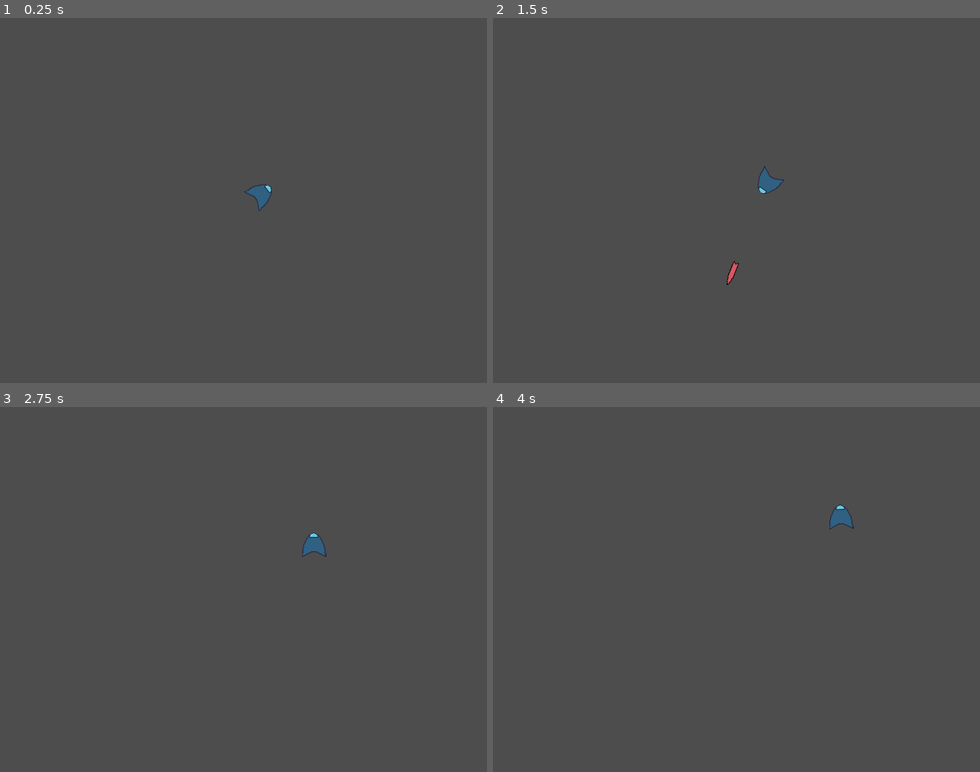
Above: before the commit, frames 1-4 (two rows, left to right).
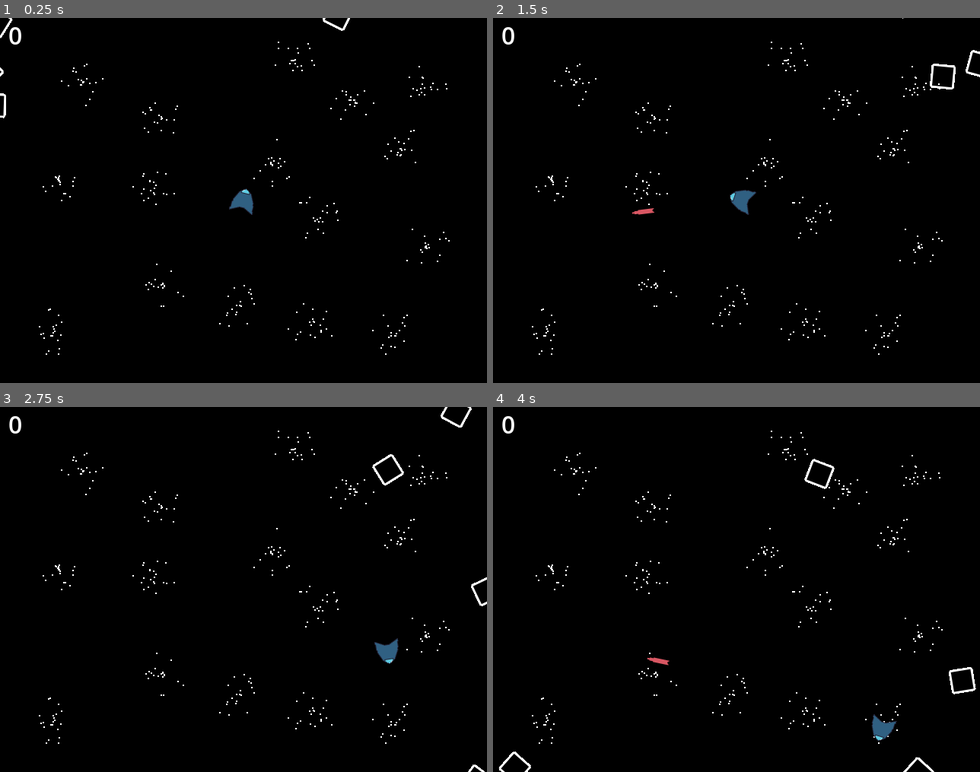
Above: after the commit, the same moments.

Repository: reiss-josh/JGodotAsteroids
Game: Godot game, scene res://Scenes/MainScene.tscn
The game is run twice, just before and just after one commit, with the same random seed, the same clock (stepped at 60 frames per second) and the same inputs.
Inputs:
- Up to frame 1 (0.25 s): no input
- Up to frame 2 (1.5 s): hold D (rotate_right) 0.53-1.28 s; tap Space (shoot_shoot) at 0.6, 1.35 s; hold S (move_backward) from 1.28 s (still down)
- Up to frame 3 (2.75 s): release S (move_backward) at 2.03 s; hold D (rotate_right) from 2.03 s (still down); tap Space (shoot_shoot) at 2.1 s
- Up to frame 4 (4 s): release D (rotate_right) at 2.78 s; hold W (move_forward) 2.78-3.53 s; tap Space (shoot_shoot) at 2.85, 3.6 s; hold A (rotate_left) from 3.53 s (still down)

The runs differ from the first frame. In frame 1, 100% of the frame differs, in the area x 0-100%, y 0-100%; in frame 2, 100%; in frame 3, 100%; in frame 4, 100%.

Commit message:
gamernite

Diff:
--- /dev/null
+++ b/Scenes/Asteroid.tscn
@@ -0,0 +1,18 @@
+[gd_scene load_steps=4 format=3 uid="uid://dc1msjlqwir68"]
+
+[ext_resource type="Texture2D" uid="uid://djs2gggkq2fia" path="res://Sprites/asteroid.png" id="1_e0e3k"]
+[ext_resource type="Script" uid="uid://bfik4dhiayd54" path="res://Scripts/asteroid.gd" id="2_jnrf0"]
+
+[sub_resource type="RectangleShape2D" id="RectangleShape2D_jnrf0"]
+size = Vector2(32, 32)
+
+[node name="Asteroid" type="Area2D"]
+script = ExtResource("2_jnrf0")
+
+[node name="Sprite2D" type="Sprite2D" parent="."]
+texture = ExtResource("1_e0e3k")
+
+[node name="CollisionShape2D" type="CollisionShape2D" parent="."]
+shape = SubResource("RectangleShape2D_jnrf0")
+
+[connection signal="area_entered" from="." to="." method="_on_area_entered"]
--- a/Scenes/Bullet.tscn
+++ b/Scenes/Bullet.tscn
@@ -29,3 +29,5 @@
 rotation = 1.5708
 scale = Vector2(1, 1.027)
 shape = SubResource("RectangleShape2D_qvus8")
+
+[connection signal="area_entered" from="." to="." method="_on_area_entered"]
--- /dev/null
+++ b/Scenes/HUD.tscn
@@ -0,0 +1,33 @@
+[gd_scene load_steps=2 format=3 uid="uid://dr8xo484h04rn"]
+
+[ext_resource type="Script" uid="uid://ddme2o77yqppk" path="res://Scripts/HUD.gd" id="1_ujnjh"]
+
+[node name="HUD" type="CanvasLayer"]
+script = ExtResource("1_ujnjh")
+
+[node name="ScoreLabel" type="Label" parent="."]
+offset_right = 40.0
+offset_bottom = 45.0
+theme_override_font_sizes/font_size = 32
+text = "0"
+horizontal_alignment = 1
+
+[node name="StartButton" type="Button" parent="."]
+visible = false
+offset_right = 8.0
+offset_bottom = 8.0
+
+[node name="Message" type="Label" parent="."]
+anchors_preset = 8
+anchor_left = 0.5
+anchor_top = 0.5
+anchor_right = 0.5
+anchor_bottom = 0.5
+offset_left = -127.5
+offset_top = -11.5
+offset_right = 127.5
+offset_bottom = 11.5
+grow_horizontal = 2
+grow_vertical = 2
+theme_override_font_sizes/font_size = 32
+horizontal_alignment = 1
--- a/Scenes/MainScene.tscn
+++ b/Scenes/MainScene.tscn
@@ -1,8 +1,22 @@
-[gd_scene load_steps=2 format=3 uid="uid://bgfp1tco4okuf"]
+[gd_scene load_steps=5 format=3 uid="uid://bgfp1tco4okuf"]
 
 [ext_resource type="PackedScene" uid="uid://dhkfdbjkehmka" path="res://Scenes/Player.tscn" id="1_3mqji"]
+[ext_resource type="Script" uid="uid://b1n0lcoe0ew2y" path="res://Scripts/mainscene.gd" id="1_tr2i4"]
+[ext_resource type="Texture2D" uid="uid://belhyhhja8dv8" path="res://Sprites/background.png" id="2_7rqgy"]
+[ext_resource type="PackedScene" uid="uid://dr8xo484h04rn" path="res://Scenes/HUD.tscn" id="4_7rqgy"]
 
-[node name="MainScene" type="Node"]
+[node name="Node2D" type="Node2D"]
+script = ExtResource("1_tr2i4")
+
+[node name="Background" type="Sprite2D" parent="."]
+z_index = -7
+position = Vector2(320, 240)
+texture = ExtResource("2_7rqgy")
 
 [node name="Player" parent="." instance=ExtResource("1_3mqji")]
 position = Vector2(320, 240)
+
+[node name="HUD" parent="." instance=ExtResource("4_7rqgy")]
+
+[connection signal="area_entered" from="Player" to="." method="_on_player_area_entered"]
+[connection signal="killed" from="Player" to="HUD" method="_on_player_killed"]
--- a/Scenes/Player.tscn
+++ b/Scenes/Player.tscn
@@ -1,10 +1,11 @@
-[gd_scene load_steps=8 format=3 uid="uid://dhkfdbjkehmka"]
+[gd_scene load_steps=9 format=3 uid="uid://dhkfdbjkehmka"]
 
 [ext_resource type="Script" uid="uid://bcuea650gufn8" path="res://Scripts/player.gd" id="1_kyqiw"]
 [ext_resource type="Texture2D" uid="uid://b5mjh5nl42lej" path="res://Sprites/spaceship.png" id="1_xhfnw"]
 [ext_resource type="AudioStream" uid="uid://dveg7k0b5er54" path="res://Sfx/shootBullet.wav" id="3_5ixxa"]
 [ext_resource type="AudioStream" uid="uid://cexki6lclmkb2" path="res://Sfx/moveThruster.wav" id="3_dewec"]
 [ext_resource type="AudioStream" uid="uid://jy3h2c5xy2rf" path="res://Sfx/rotationThruster.wav" id="4_5ixxa"]
+[ext_resource type="AudioStream" uid="uid://dk5h6j25a6dxq" path="res://Sfx/deathSfx.wav" id="6_nn08x"]
 
 [sub_resource type="RectangleShape2D" id="RectangleShape2D_xhfnw"]
 size = Vector2(26, 26)
@@ -39,3 +40,8 @@
 
 [node name="rotThrusterSfx" type="AudioStreamPlayer" parent="."]
 stream = ExtResource("4_5ixxa")
+
+[node name="deathSfx" type="AudioStreamPlayer" parent="."]
+stream = ExtResource("6_nn08x")
+
+[connection signal="area_entered" from="." to="." method="_on_area_entered"]
--- /dev/null
+++ b/Scripts/HUD.gd
@@ -0,0 +1,13 @@
+extends CanvasLayer
+
+signal start_game
+
+func update_score(score):
+	print(score)
+	$ScoreLabel.text = str(score)
+
+
+func _on_player_killed() -> void:
+	var score = $ScoreLabel.text
+	$ScoreLabel.text = ""
+	$Message.text = "sorry ... you have losing the game :(\nno more game for you :(\nyour score was:\n"+str(score)
--- /dev/null
+++ b/Scripts/asteroid.gd
@@ -0,0 +1,44 @@
+extends Area2D
+
+@export var asteroidMinMoveSpeed = 50
+@export var asteroidMaxMoveSpeed = 100
+@export var asteroidRotateSpeed = 0
+@export var asteroidOffset = 32
+var asteroidMoveSpeed
+var asteroidRotationSpeed
+var asteroidStartingAngle
+var asteroidStartingVector
+var screen_size
+signal asteroidKablooied
+
+func _ready():
+	asteroidStartingAngle = randf_range(0,360)
+	asteroidStartingVector = Vector2(cos(asteroidStartingAngle),sin(asteroidStartingAngle))
+	asteroidMoveSpeed = randi_range(asteroidMinMoveSpeed,asteroidMaxMoveSpeed)
+	if(randi_range(0,1) == 0):
+		asteroidMoveSpeed = asteroidMoveSpeed * -1
+	rotation = asteroidStartingAngle
+	screen_size = get_viewport_rect().size
+	add_to_group("asteroids")
+
+func _process(delta):
+	var beep = asteroidStartingVector * asteroidMoveSpeed * delta
+	position += asteroidStartingVector * asteroidMoveSpeed * delta
+
+	if(position.x < 0-asteroidOffset):
+		position.x = screen_size.x+(asteroidOffset/2)
+	elif(position.x > screen_size.x+asteroidOffset):
+		position.x = 0-(asteroidOffset/2)
+	elif(position.y < 0-asteroidOffset):
+		position.y = screen_size.y+(asteroidOffset/2)
+	elif(position.y > screen_size.y+asteroidOffset):
+		position.y = 0-(asteroidOffset/2)
+
+	$Sprite2D.rotation += (asteroidMoveSpeed*0.05*delta)
+
+
+func _on_area_entered(area: Area2D) -> void:
+	if area.is_in_group("bullets"):
+		asteroidKablooied.emit()
+		#print("bullet kill me!!")
+		queue_free()
--- a/Scripts/bullet.gd
+++ b/Scripts/bullet.gd
@@ -7,6 +7,7 @@
 #ready
 func _ready():
 	screen_size = get_viewport_rect().size
+	add_to_group("bullets")
 
 func _process(delta):
 	var facing_vector = Vector2(cos(rotation),sin(rotation))
@@ -15,3 +16,10 @@
 	if(position.x < 0-bulletOffset or position.x > screen_size.x+bulletOffset
 	or position.y < 0-bulletOffset or position.y > screen_size.y+bulletOffset):
 		queue_free()
+
+
+
+func _on_area_entered(area: Area2D) -> void:
+	if area.is_in_group("asteroids"):
+		#print("bullet killing")
+		queue_free()
--- /dev/null
+++ b/Scripts/mainscene.gd
@@ -0,0 +1,50 @@
+extends Node2D
+
+@export var spawnFreq = 400
+@export var maxSpawnFreq = 60
+@export var spawnSpeedUp = 0.85
+@export var startingAsteroids = 4
+var asteroidPrefab = load("res://Scenes/Asteroid.tscn")
+var spawnTimer = 0
+var screen_size
+var score = 0
+
+func _ready():
+	screen_size = get_viewport_rect().size
+	spawnTimer = spawnFreq
+	score = 0
+	for i in startingAsteroids:
+		spawnAsteroid()
+
+func spawnAsteroid():
+	var rPos
+	match(randi_range(0,3)):
+		0:
+			rPos = Vector2(randf_range(0,screen_size.x), 0)
+		1:
+			rPos = Vector2(randf_range(0,screen_size.x), screen_size.y)
+		2:
+			rPos = Vector2(0, randf_range(0,screen_size.y))
+		3:
+			rPos = Vector2(0, randf_range(screen_size.x,screen_size.y))
+
+	var newAstro = asteroidPrefab.instantiate()
+	newAstro.asteroidKablooied.connect(_on_asteroid_kablooied)
+	add_child(newAstro)
+	newAstro.position = rPos
+
+func _process(delta):
+	if(spawnTimer >= 0):
+		spawnTimer -= delta*100
+	else:
+		spawnAsteroid()
+		spawnTimer = spawnFreq
+		if(spawnFreq > maxSpawnFreq):
+			spawnFreq = spawnFreq * spawnSpeedUp
+		elif(spawnFreq < maxSpawnFreq):
+			spawnFreq = maxSpawnFreq
+
+
+func _on_asteroid_kablooied() -> void:
+	score = score+1
+	$HUD.update_score(score)
--- a/Scripts/player.gd
+++ b/Scripts/player.gd
@@ -1,13 +1,15 @@
 extends Area2D
 
-@export var moveSpeedMax = 175
-@export var moveAccel = 150
-@export var moveDamping = 0.95
-@export var rotSpeedMax = 5
-@export var rotAccel = 10
+@export var moveSpeedMax = 5
+@export var moveAccel = 5
+@export var moveDamping = 0.993
+@export var rotSpeedMax = 10
+@export var rotAccel = 15
 @export var rotDamping = 0.9
 @export var shootSpeed = 60
 @export var bulletSpawnOffset = 32
+var playerOffset = 8
+var currVelocity
 var shootBuffered
 var shootTimer
 var currMoveSpeed = moveAccel
@@ -15,19 +17,20 @@
 var screen_size
 var bulletPrefab = load("res://Scenes/Bullet.tscn")
 var bulletInstance
+signal killed
 
 #ready
 func _ready():
 	screen_size = get_viewport_rect().size
 	shootBuffered = 0
 	shootTimer = 0
+	currVelocity = Vector2.ZERO
 
 #process
 func _process(delta):
 	var move_input = 0 #The player's move input
 	var rot_input = 0 #The player's rotation input
-	#var move_direction_changed = false
-	#var rot_direction_changed = false
+
 	if Input.is_action_pressed("rotate_right"):
 		rot_input += 1
 	if Input.is_action_pressed("rotate_left"):
@@ -39,6 +42,7 @@
 	if Input.is_action_just_pressed("shoot_shoot"):
 		shootBuffered = 1
 
+	#play sounds for movement inputs
 	if(not $moveThrusterSfx.playing and (Input.is_action_just_pressed("move_forward") or Input.is_action_just_pressed("move_backward"))):
 		$moveThrusterSfx.pitch_scale = randf_range(0.75, 1.5)
 		$moveThrusterSfx.play()
@@ -46,26 +50,49 @@
 		$rotThrusterSfx.pitch_scale = randf_range(0.75, 1.5)
 		$rotThrusterSfx.play()
 
-	#accelerate
-	if (move_input != 0):
-		currMoveSpeed += move_input * moveAccel * delta
+	#play animation if moving
+	if move_input != 0:
+		$AnimatedSprite2D.play()
 	else:
-		currMoveSpeed = (currMoveSpeed * moveDamping)
+		$AnimatedSprite2D.stop()
+
+#rotation update
+	#check rotation inputs and calculate rotation speed
 	if (rot_input != 0):
 		currRotSpeed += rot_input * rotAccel * delta
 	else:
 		currRotSpeed = (currRotSpeed * rotDamping)
+	#cap rotation speed
+	currRotSpeed = clamp(currRotSpeed, -rotSpeedMax, rotSpeedMax)
+	#do rotation update
+	rotation += currRotSpeed * delta
 
-	#speedcap
-	currMoveSpeed = clamp(currMoveSpeed, -moveSpeedMax, moveSpeedMax)
-	currRotSpeed = clamp(currRotSpeed, -rotSpeedMax, rotSpeedMax)
 
-	#do the moving
+#movement update
+	#get rotation angle as a vector
 	var facing_vector = Vector2(cos(rotation),sin(rotation))
-	rotation += currRotSpeed * delta
-	position += facing_vector * currMoveSpeed * delta
-	position = position.clamp(Vector2.ZERO, screen_size)
+	#check movement inputs and calculate velocity
+	if (move_input != 0):
+		currVelocity += move_input * facing_vector * moveAccel * delta
+	else:
+		currVelocity = (currVelocity * moveDamping)
+	#cap movement velocity by magnitude
+	currVelocity = currVelocity.limit_length(moveSpeedMax)
+	#print(currVelocity)
+	#actually move
+	position += currVelocity
 
+	if(position.x < 0-playerOffset):
+		position.x = screen_size.x+(playerOffset/2)
+	elif(position.x > screen_size.x+playerOffset):
+		position.x = 0-(playerOffset/2)
+	elif(position.y < 0-playerOffset):
+		position.y = screen_size.y+(playerOffset/2)
+	elif(position.y > screen_size.y+playerOffset):
+		position.y = 0-(playerOffset/2)
+	#position = position.clamp(Vector2.ZERO, screen_size)
+
+#shooting
 	if(shootTimer > 0):
 		shootTimer -= delta*100
 	elif(shootBuffered == 1):
@@ -79,12 +106,10 @@
 		$shootBulletSfx.play()
 	else:
 		shootTimer = 0
-		#
 
-	#velocity = velocity.normalized() * moveSpeed
-
-	#play animation if moving
-	if move_input != 0:
-		$AnimatedSprite2D.play()
-	else:
-		$AnimatedSprite2D.stop()
+func _on_area_entered(area: Area2D) -> void:
+	if area.is_in_group("asteroids"):
+		print("dead time")
+		killed.emit()
+		$deathSfx.play()
+		queue_free()
--- a/project.godot
+++ b/project.godot
@@ -19,6 +19,12 @@
 
 window/size/viewport_width=640
 window/size/viewport_height=480
+window/stretch/mode="viewport"
+window/stretch/scale_mode="integer"
+
+[dotnet]
+
+project/assembly_name="asteroids"
 
 [input]
 
Not shown, added: Scripts/HUD.gd.uid
Not shown, added: Scripts/asteroid.gd.uid
Not shown, added: Scripts/mainscene.gd.uid
Not shown, added: Sfx/deathSfx.wav.import
Binary file added: Sprites/asteroid.png
Not shown, added: Sprites/asteroid.png.import
Binary file added: Sprites/background.png
Not shown, added: Sprites/background.png.import
Not shown, changed: export_presets.cfg
Not shown, added: Scenes/Asteroid.tscn3506267485.tmp
Not shown, added: Scenes/Asteroid.tscn3510539411.tmp
Not shown, added: Scenes/MainScene.tscn1442276984.tmp
(and 3 more such lines)
